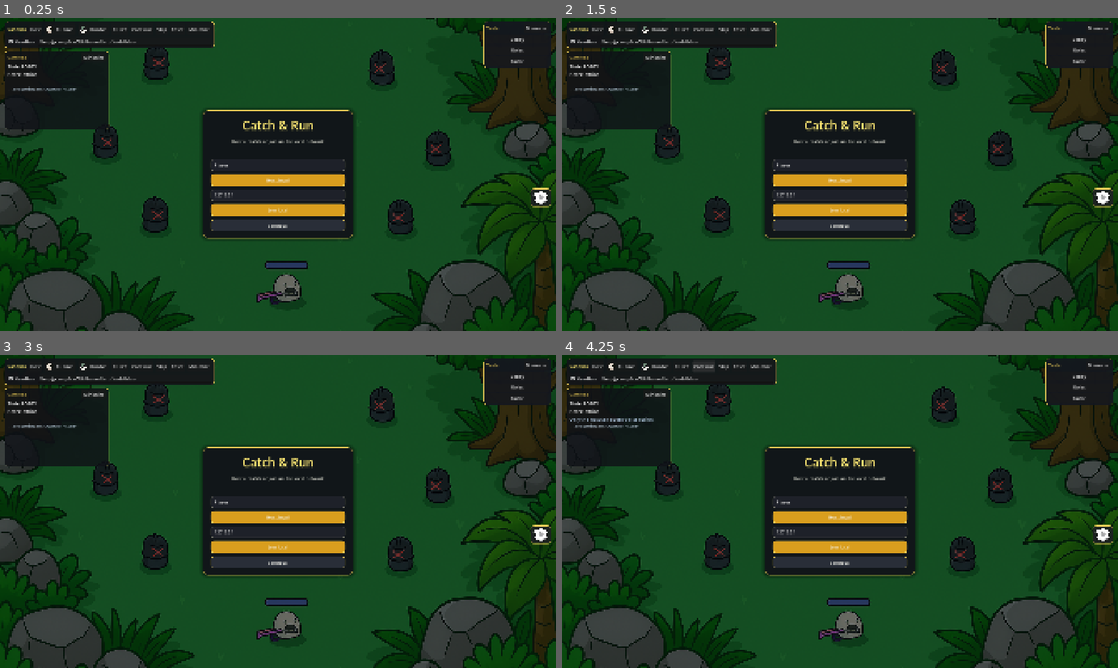
Above: before the commit, frames 1-4 (two rows, left to right).
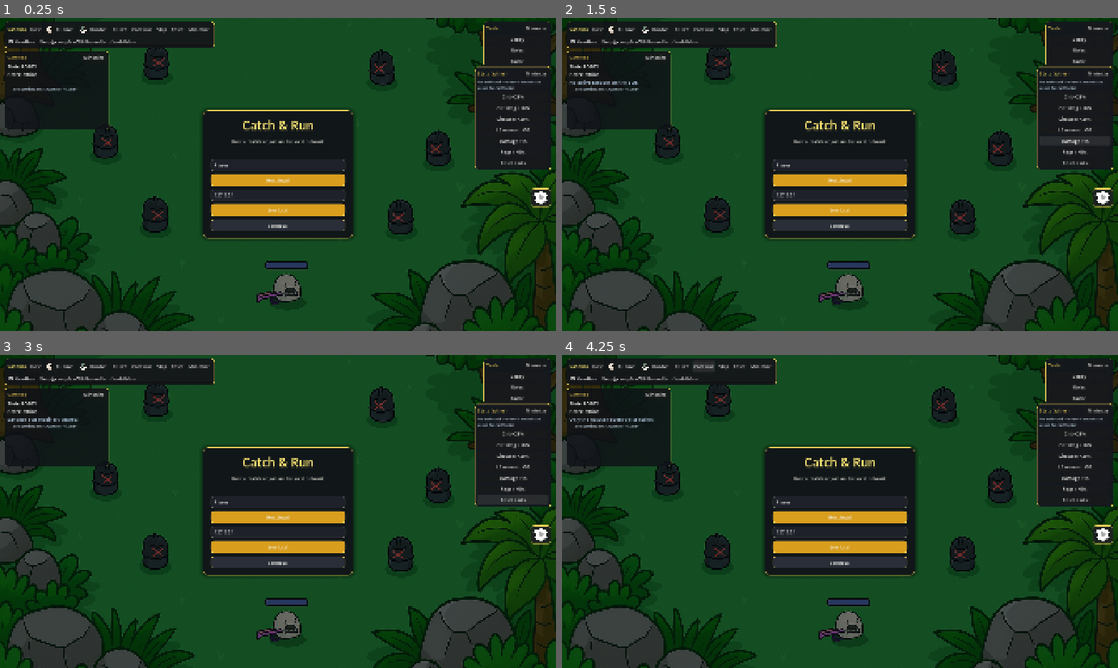
Above: after the commit, the same moments.

Repository: JavierSchubert/catchNrun
Game: Godot game, scene res://ui/lobby/lobby.tscn
The game is run twice, just before and just after one commit, with the same random seed, the same clock (stepped at 60 frames per second) and the same inputs. Sound files missing from this copy of the repository are replaced by a short silence.
Inputs (mouse positions are in pixels of both pictures, inside the frame that each line leads up to):
- Up to frame 1 (0.25 s): no input
- Up to frame 2 (1.5 s): click (1073, 130) at 0.5 s, where only the run after the commit has a clickable "LS amount +10"; click (1073, 140) at 1.25 s, where only the run after the commit has a clickable "Damage +15"
- Up to frame 3 (3 s): click (511, 489) at 2 s, where only the run after the commit has a clickable "Regen +5/s"; click (511, 498) at 2.75 s, where only the run after the commit has a clickable "Reset stats"
- Up to frame 4 (4.25 s): click "Continue" at 3.5 s

The runs differ from the first frame. In frame 1, 3.0% of the frame differs, in the area x 85-100%, y 15-49%; in frame 2, 3.0%; in frame 3, 3.2%, in the area x 1-100%, y 15-49%; in frame 4, 3.0%.

Commit message:
feat: add scene

Diff:
--- a/game/match/hud.tscn
+++ b/game/match/hud.tscn
@@ -67,9 +67,9 @@
 anchor_top = 1.0
 anchor_right = 0.5
 anchor_bottom = 1.0
-offset_left = -260.0
-offset_top = -164.0
-offset_right = 260.0
+offset_left = -290.0
+offset_top = -188.0
+offset_right = 290.0
 offset_bottom = -16.0
 grow_horizontal = 2
 grow_vertical = 0
@@ -82,8 +82,8 @@
 anchor_top = 1.0
 anchor_right = 1.0
 anchor_bottom = 1.0
-offset_left = -316.0
-offset_top = -376.0
+offset_left = -396.0
+offset_top = -496.0
 offset_right = -16.0
 offset_bottom = -16.0
 grow_horizontal = 0
--- a/game/sandbox/sandbox_panel.gd
+++ b/game/sandbox/sandbox_panel.gd
@@ -36,6 +36,9 @@
 var _log_listener: Callable
 ## One entry per minimizable panel: panel, button, hidden nodes, expanded offsets, state.
 var _collapsibles: Array[Dictionary] = []
+## Flat StatModifiers applied via the sandbox Stats panel (cleared with Reset stats).
+var _sandbox_stat_mods: Array[StatModifier] = []
+var _stats_readout: Label
 
 
 func _ready() -> void:
@@ -49,6 +52,7 @@
 	_peers = Label.new()
 	_bin_edit = LineEdit.new()
 	_headless = CheckBox.new()
+	_stats_readout = Label.new()
 
 	var layer := CanvasLayer.new()
 	layer.layer = 100
@@ -72,6 +76,7 @@
 	_build_action_bar(stack)
 	if not _is_web_client:
 		_build_tests_panel(root)
+	_build_stats_panel(root)
 	_build_status_panel(stack)
 	_log_listener = _on_game_log_line
 	GameLog.add_listener(_log_listener)
@@ -193,6 +198,53 @@
 		_add_text_button(box, "Lobby", _test_lobby),
 		_add_text_button(box, "Roles", _test_selection),
 		_add_text_button(box, "Game", _test_game),
+	]
+	_register_collapsible(panel, toggle, hidden)
+
+
+## Top-right under Tests: bump crit / lifesteal / damage on the active sandbox character
+## so floating combat numbers are easy to verify without editing .tres files.
+func _build_stats_panel(root: Control) -> void:
+	var panel := PanelContainer.new()
+	panel.set_anchors_preset(Control.PRESET_TOP_RIGHT)
+	panel.offset_left = -280.0
+	panel.offset_top = 168.0
+	panel.offset_right = -16.0
+	panel.offset_bottom = 430.0
+	panel.mouse_filter = Control.MOUSE_FILTER_STOP
+	panel.add_theme_stylebox_override("panel", _panel_style(Color(0.08, 0.09, 0.12, 0.94)))
+	root.add_child(panel)
+
+	var box := VBoxContainer.new()
+	box.add_theme_constant_override("separation", 6)
+	panel.add_child(box)
+
+	var header := HBoxContainer.new()
+	header.add_theme_constant_override("separation", 8)
+	box.add_child(header)
+	var title := Label.new()
+	title.text = "Stats (active)"
+	title.add_theme_font_size_override("font_size", 16)
+	title.add_theme_color_override("font_color", Color(0.95, 0.82, 0.35))
+	title.size_flags_horizontal = Control.SIZE_EXPAND_FILL
+	header.add_child(title)
+	var toggle := _add_toggle_button(header)
+
+	_stats_readout.autowrap_mode = TextServer.AUTOWRAP_WORD_SMART
+	_stats_readout.add_theme_font_size_override("font_size", 12)
+	_stats_readout.add_theme_color_override("font_color", Color(0.78, 0.86, 0.92))
+	_stats_readout.text = "Select a unit in the match"
+	box.add_child(_stats_readout)
+
+	var hidden: Array[Control] = [
+		_stats_readout,
+		_add_text_button(box, "Crit +25%", _sandbox_add_crit_chance),
+		_add_text_button(box, "Crit dmg +50%", _sandbox_add_crit_damage),
+		_add_text_button(box, "Lifesteal +25%", _sandbox_add_lifesteal_chance),
+		_add_text_button(box, "LS amount +10", _sandbox_add_lifesteal_amount),
+		_add_text_button(box, "Damage +15", _sandbox_add_damage),
+		_add_text_button(box, "Regen +5/s", _sandbox_add_regen),
+		_add_text_button(box, "Reset stats", _sandbox_clear_stat_mods),
 	]
 	_register_collapsible(panel, toggle, hidden)
 
@@ -361,6 +413,98 @@
 	return button
 
 
+func _active_sandbox_unit() -> Unit:
+	if not GameManager.sandbox_mode:
+		return null
+	var peer := GameManager.local_peer_id()
+	for node in get_tree().get_nodes_in_group("units"):
+		if not node is Unit:
+			continue
+		var unit := node as Unit
+		if unit.peer_id == peer and unit.is_alive():
+			return unit
+	return null
+
+
+func _sandbox_add_flat(stat: StatBlock.Stat, value: float, label: String) -> void:
+	var unit := _active_sandbox_unit()
+	if unit == null:
+		_status.text = "No active sandbox unit to buff."
+		return
+	var modifier := StatModifier.new()
+	modifier.kind = StatModifier.Kind.FLAT
+	modifier.scope = StatModifier.Scope.ONE_STAT
+	modifier.stat = stat
+	modifier.value = value
+	unit.stats.add_modifier(modifier)
+	_sandbox_stat_mods.append(modifier)
+	_status.text = "Sandbox: %s on %s" % [label, unit.name_label.text if unit.name_label else str(unit.peer_id)]
+	_refresh_stats_readout()
+
+
+func _sandbox_add_crit_chance() -> void:
+	_sandbox_add_flat(StatBlock.Stat.CRITICAL_CHANCE, 0.25, "Crit chance +25%")
+
+
+func _sandbox_add_crit_damage() -> void:
+	_sandbox_add_flat(StatBlock.Stat.CRITICAL_DAMAGE_MULTIPLIER, 0.5, "Crit damage +50%")
+
+
+func _sandbox_add_lifesteal_chance() -> void:
+	_sandbox_add_flat(StatBlock.Stat.LIFESTEAL_CHANCE, 0.25, "Lifesteal chance +25%")
+
+
+func _sandbox_add_lifesteal_amount() -> void:
+	_sandbox_add_flat(StatBlock.Stat.LIFESTEAL_AMOUNT, 10.0, "Lifesteal amount +10")
+
+
+func _sandbox_add_damage() -> void:
+	_sandbox_add_flat(StatBlock.Stat.MELEE_DAMAGE, 15.0, "Melee damage +15")
+
+
+func _sandbox_add_regen() -> void:
+	_sandbox_add_flat(StatBlock.Stat.HEALTH_REGENERATION, 5.0, "Regen +5/s")
+
+
+func _sandbox_clear_stat_mods() -> void:
+	var unit := _active_sandbox_unit()
+	if unit != null:
+		for modifier in _sandbox_stat_mods:
+			if modifier != null:
+				unit.stats.remove_modifier(modifier)
+	## Also strip mods that may have been left on the other sandbox character.
+	for node in get_tree().get_nodes_in_group("units"):
+		if not node is Unit:
+			continue
+		var other := node as Unit
+		if not GameManager.is_sandbox_character(other.peer_id):
+			continue
+		for modifier in _sandbox_stat_mods:
+			if modifier != null:
+				other.stats.remove_modifier(modifier)
+	_sandbox_stat_mods.clear()
+	_status.text = "Sandbox stat modifiers cleared."
+	_refresh_stats_readout()
+
+
+func _refresh_stats_readout() -> void:
+	if _stats_readout == null:
+		return
+	var unit := _active_sandbox_unit()
+	if unit == null or unit.stats == null:
+		_stats_readout.text = "No active unit — enter the match and select Runner/Hunter"
+		return
+	var sheet := unit.stats
+	_stats_readout.text = "DMG %.0f | Crit %.0f%% ×%.1f\nLS %.0f%% +%.0f | Regen %.1f" % [
+		sheet.final_value(StatBlock.Stat.MELEE_DAMAGE),
+		sheet.final_value(StatBlock.Stat.CRITICAL_CHANCE) * 100.0,
+		sheet.final_value(StatBlock.Stat.CRITICAL_DAMAGE_MULTIPLIER),
+		sheet.final_value(StatBlock.Stat.LIFESTEAL_CHANCE) * 100.0,
+		sheet.final_value(StatBlock.Stat.LIFESTEAL_AMOUNT),
+		sheet.final_value(StatBlock.Stat.HEALTH_REGENERATION),
+	]
+
+
 func _add_icon_button(parent: Node, label: String, icon: Texture2D, callback: Callable) -> Button:
 	var button := Button.new()
 	button.text = label
@@ -615,6 +759,7 @@
 		timer = " (%d:%02d)" % [seconds / 60, seconds % 60]
 	_state.text = "State: %s%s" % [GameManager.phase_label(), timer]
 	_peers.text = _peer_block()
+	_refresh_stats_readout()
 
 
 func _should_show_web_panel(is_online: bool, is_dedicated_server: bool, is_host: bool) -> bool:
--- a/src/buildings/building.tscn
+++ b/src/buildings/building.tscn
@@ -67,25 +67,27 @@
 script = ExtResource("3_attack")
 
 [node name="HealthBar" parent="." instance=ExtResource("4_health_bar")]
-offset_left = -40.0
-offset_top = -50.0
-offset_right = 40.0
-offset_bottom = -30.0
+offset_left = -56.0
+offset_top = -58.0
+offset_right = 56.0
+offset_bottom = -32.0
+scale = Vector2(0.85, 0.85)
 
 [node name="ShieldBar" parent="." instance=ExtResource("4_health_bar")]
 visible = false
-offset_left = -40.0
-offset_top = -72.0
-offset_right = 40.0
-offset_bottom = -52.0
+offset_left = -56.0
+offset_top = -84.0
+offset_right = 56.0
+offset_bottom = -58.0
+scale = Vector2(0.85, 0.85)
 
 [node name="ProgressBar" parent="ShieldBar" index="0"]
 theme_override_styles/fill = SubResource("shield_fill")
 
 [node name="BuildProgressBar" type="ProgressBar" parent="."]
-offset_left = -40.0
-offset_top = -28.0
-offset_right = 40.0
+offset_left = -52.0
+offset_top = -30.0
+offset_right = 52.0
 offset_bottom = -14.0
 modulate = Color(1, 0.82, 0.3, 1)
 max_value = 100.0
--- a/src/units/unit/unit.gd
+++ b/src/units/unit/unit.gd
@@ -460,12 +460,10 @@
 		return
 
 	var player_engage := attack.explicit_target != null or attack.attack_move_active
-	## A plain player move outranks opportunistic auto-attack — unless the unit is already
-	## inside melee reach of the acquired target (common when pathing into a building footprint).
+	## Plain RMB move outranks opportunistic auto-attack for the whole path (controls §1.2).
+	## Do not clear the order when already in range — that re-engaged melee and made cancel impossible.
 	if not player_engage and movement.has_order():
-		if not attack.in_attack_range(global_position, target):
-			return
-		movement.clear_order()
+		return
 
 	if not attack.in_attack_range(global_position, target):
 		_chase_combat_target(target)
--- a/src/units/unit/unit.tscn
+++ b/src/units/unit/unit.tscn
@@ -40,11 +40,11 @@
 horizontal_alignment = 1
 
 [node name="HealthBar" parent="." unique_id=597144046 instance=ExtResource("5_health_bar")]
-offset_left = -18.0
-offset_top = -29.0
-offset_right = 78.0
-offset_bottom = -9.0
-scale = Vector2(0.375, 0.375)
+offset_left = -36.0
+offset_top = -42.0
+offset_right = 92.0
+offset_bottom = -16.0
+scale = Vector2(0.55, 0.55)
 
 [node name="Movement" type="Node" parent="." unique_id=987343983]
 script = ExtResource("2_move")
--- a/tests/construction/building_system_test.tscn
+++ b/tests/construction/building_system_test.tscn
@@ -55,8 +55,8 @@
 anchor_top = 1.0
 anchor_right = 1.0
 anchor_bottom = 1.0
-offset_left = -316.0
-offset_top = -376.0
+offset_left = -396.0
+offset_top = -496.0
 offset_right = -16.0
 offset_bottom = -16.0
 grow_horizontal = 0
--- a/tests/hud/hud_layout_preview.tscn
+++ b/tests/hud/hud_layout_preview.tscn
@@ -67,9 +67,9 @@
 anchor_top = 1.0
 anchor_right = 0.5
 anchor_bottom = 1.0
-offset_left = -260.0
-offset_top = -164.0
-offset_right = 260.0
+offset_left = -290.0
+offset_top = -188.0
+offset_right = 290.0
 offset_bottom = -16.0
 grow_horizontal = 2
 grow_vertical = 0
@@ -81,8 +81,8 @@
 anchor_top = 1.0
 anchor_right = 1.0
 anchor_bottom = 1.0
-offset_left = -316.0
-offset_top = -376.0
+offset_left = -396.0
+offset_top = -496.0
 offset_right = -16.0
 offset_bottom = -16.0
 grow_horizontal = 0
--- a/ui/hud/building_panel/building_panel.gd
+++ b/ui/hud/building_panel/building_panel.gd
@@ -220,7 +220,9 @@
 		button.disabled = crystals < cost
 	if is_armed():
 		var def := ConstructionManager.def_for(_armed_key)
-		_info_label.text = "Placing %s — LMB place, RMB/Esc cancel" % (def.display_name if def else _armed_key)
+		_info_label.text = "Placing %s — LMB place, Shift+LMB chain, RMB/Esc cancel" % (
+			def.display_name if def else _armed_key
+		)
 	else:
 		_info_label.text = "Select a structure to build"
 
@@ -250,6 +252,9 @@
 	if not manager.can_place_preview(_armed_key, anchor):
 		return
 	manager.request_build(_armed_key, anchor)
+	## Shift/Ctrl+LMB keeps placement armed so you can chain buildings like move waypoints.
+	if SelectionManager.is_chain_modifier_held():
+		return
 	_disarm()
 
 
--- a/ui/hud/building_panel/building_panel.tscn
+++ b/ui/hud/building_panel/building_panel.tscn
@@ -7,7 +7,7 @@
 [ext_resource type="PackedScene" path="res://ui/hud/widgets/stat_icon_row.tscn" id="5_stat_row"]
 
 [node name="BuildingPanel" type="Control"]
-custom_minimum_size = Vector2(300, 360)
+custom_minimum_size = Vector2(380, 480)
 layout_mode = 3
 anchors_preset = 0
 mouse_filter = 2
@@ -48,7 +48,7 @@
 [node name="Title" type="Label" parent="Margin/VBox/Header"]
 layout_mode = 2
 size_flags_horizontal = 3
-theme_override_font_sizes/font_size = 14
+theme_override_font_sizes/font_size = 16
 text = "Build"
 
 [node name="MinimizeButton" type="Button" parent="Margin/VBox/Header"]
@@ -71,7 +71,7 @@
 unique_name_in_owner = true
 layout_mode = 2
 theme_override_colors/font_color = Color(0.72, 0.78, 0.84, 1)
-theme_override_font_sizes/font_size = 11
+theme_override_font_sizes/font_size = 13
 text = "Select your Runner to build"
 autowrap_mode = 2
 
@@ -88,11 +88,11 @@
 
 [node name="WallButton" type="Button" parent="Margin/VBox/Content/BuildSection/Buttons"]
 unique_name_in_owner = true
-custom_minimum_size = Vector2(0, 72)
-layout_mode = 2
-size_flags_horizontal = 3
-theme_override_constants/icon_max_width = 36
-theme_override_font_sizes/font_size = 11
+custom_minimum_size = Vector2(0, 88)
+layout_mode = 2
+size_flags_horizontal = 3
+theme_override_constants/icon_max_width = 42
+theme_override_font_sizes/font_size = 13
 icon_alignment = 1
 vertical_icon_alignment = 0
 expand_icon = true
@@ -106,11 +106,11 @@
 
 [node name="TowerButton" type="Button" parent="Margin/VBox/Content/BuildSection/Buttons"]
 unique_name_in_owner = true
-custom_minimum_size = Vector2(0, 72)
-layout_mode = 2
-size_flags_horizontal = 3
-theme_override_constants/icon_max_width = 36
-theme_override_font_sizes/font_size = 11
+custom_minimum_size = Vector2(0, 88)
+layout_mode = 2
+size_flags_horizontal = 3
+theme_override_constants/icon_max_width = 42
+theme_override_font_sizes/font_size = 13
 icon_alignment = 1
 vertical_icon_alignment = 0
 expand_icon = true
@@ -124,11 +124,11 @@
 
 [node name="MineButton" type="Button" parent="Margin/VBox/Content/BuildSection/Buttons"]
 unique_name_in_owner = true
-custom_minimum_size = Vector2(0, 72)
-layout_mode = 2
-size_flags_horizontal = 3
-theme_override_constants/icon_max_width = 36
-theme_override_font_sizes/font_size = 11
+custom_minimum_size = Vector2(0, 88)
+layout_mode = 2
+size_flags_horizontal = 3
+theme_override_constants/icon_max_width = 42
+theme_override_font_sizes/font_size = 13
 icon_alignment = 1
 vertical_icon_alignment = 0
 expand_icon = true
@@ -164,7 +164,7 @@
 layout_mode = 2
 size_flags_horizontal = 3
 size_flags_vertical = 4
-theme_override_font_sizes/font_size = 13
+theme_override_font_sizes/font_size = 15
 text = "Building"
 autowrap_mode = 2
 
--- a/ui/hud/health_bar/health_bar.tscn
+++ b/ui/hud/health_bar/health_bar.tscn
@@ -24,11 +24,11 @@
 corner_detail = 6
 
 [node name="health_bar" type="Control"]
-custom_minimum_size = Vector2(96, 20)
+custom_minimum_size = Vector2(128, 26)
 layout_mode = 3
 anchors_preset = 0
-offset_right = 96.0
-offset_bottom = 20.0
+offset_right = 128.0
+offset_bottom = 26.0
 script = ExtResource("1_1vcc2")
 
 [node name="ProgressBar" type="ProgressBar" parent="."]
@@ -51,5 +51,7 @@
 anchor_bottom = 1.0
 grow_horizontal = 2
 grow_vertical = 2
+theme_override_font_sizes/font_size = 14
 text = "10"
 horizontal_alignment = 1
+vertical_alignment = 1
--- a/ui/hud/selection_panel/selection_panel.gd
+++ b/ui/hud/selection_panel/selection_panel.gd
@@ -14,7 +14,7 @@
 	StatBlock.Stat.MOVEMENT_SPEED,
 ]
 
-const PANEL_SIZE := Vector2(520, 148)
+const PANEL_SIZE := Vector2(580, 168)
 
 @export var panel_style: StyleBoxFlat:
 	set(value):
--- a/ui/hud/selection_panel/selection_panel.tscn
+++ b/ui/hud/selection_panel/selection_panel.tscn
@@ -95,7 +95,7 @@
 corner_radius_bottom_left = 6
 
 [node name="SelectionPanel" type="Control" unique_id=2141706432]
-custom_minimum_size = Vector2(520, 148)
+custom_minimum_size = Vector2(580, 168)
 layout_mode = 3
 anchors_preset = 0
 mouse_filter = 2
@@ -105,7 +105,7 @@
 
 [node name="Root" type="Panel" parent="." unique_id=378648403]
 unique_name_in_owner = true
-custom_minimum_size = Vector2(520, 148)
+custom_minimum_size = Vector2(580, 168)
 clip_contents = true
 layout_mode = 1
 anchors_preset = 15
@@ -215,7 +215,7 @@
 size_flags_vertical = 4
 mouse_filter = 2
 theme_override_colors/default_color = Color(0.78, 0.82, 0.86, 0.95)
-theme_override_font_sizes/normal_font_size = 16
+theme_override_font_sizes/normal_font_size = 17
 bbcode_enabled = true
 text = "10"
 fit_content = true
@@ -246,7 +246,7 @@
 size_flags_vertical = 4
 mouse_filter = 2
 theme_override_colors/default_color = Color(0.78, 0.82, 0.86, 0.95)
-theme_override_font_sizes/normal_font_size = 16
+theme_override_font_sizes/normal_font_size = 17
 bbcode_enabled = true
 text = "20%"
 fit_content = true
@@ -277,7 +277,7 @@
 size_flags_vertical = 4
 mouse_filter = 2
 theme_override_colors/default_color = Color(0.78, 0.82, 0.86, 0.95)
-theme_override_font_sizes/normal_font_size = 16
+theme_override_font_sizes/normal_font_size = 17
 bbcode_enabled = true
 text = "20"
 fit_content = true
@@ -308,7 +308,7 @@
 size_flags_vertical = 4
 mouse_filter = 2
 theme_override_colors/default_color = Color(0.78, 0.82, 0.86, 0.95)
-theme_override_font_sizes/normal_font_size = 16
+theme_override_font_sizes/normal_font_size = 17
 bbcode_enabled = true
 text = "10%"
 fit_content = true
@@ -339,7 +339,7 @@
 size_flags_vertical = 4
 mouse_filter = 2
 theme_override_colors/default_color = Color(0.78, 0.82, 0.86, 0.95)
-theme_override_font_sizes/normal_font_size = 16
+theme_override_font_sizes/normal_font_size = 17
 bbcode_enabled = true
 text = "1.3"
 fit_content = true
@@ -370,7 +370,7 @@
 size_flags_vertical = 4
 mouse_filter = 2
 theme_override_colors/default_color = Color(0.78, 0.82, 0.86, 0.95)
-theme_override_font_sizes/normal_font_size = 16
+theme_override_font_sizes/normal_font_size = 17
 bbcode_enabled = true
 text = "220"
 fit_content = true
--- a/ui/hud/widgets/stat_icon_row.gd
+++ b/ui/hud/widgets/stat_icon_row.gd
@@ -4,7 +4,7 @@
 ## Compact icon + value row shared by the selection strip and building manage UI.
 ## Bind via `bind_stat` (StatSheet) or `bind_text` (manual label for structure HP etc.).
 
-const ICON_PX := 28
+const ICON_PX := 32
 
 @onready var _icon: TextureRect = %Icon
 @onready var _value: RichTextLabel = %Value
--- a/ui/hud/widgets/stat_icon_row.tscn
+++ b/ui/hud/widgets/stat_icon_row.tscn
@@ -3,7 +3,7 @@
 [ext_resource type="Script" path="res://ui/hud/widgets/stat_icon_row.gd" id="1_script"]
 
 [node name="StatIconRow" type="HBoxContainer"]
-custom_minimum_size = Vector2(0, 30)
+custom_minimum_size = Vector2(0, 34)
 layout_mode = 2
 theme_override_constants/separation = 6
 mouse_filter = 2
@@ -11,7 +11,7 @@
 
 [node name="Icon" type="TextureRect" parent="."]
 unique_name_in_owner = true
-custom_minimum_size = Vector2(28, 28)
+custom_minimum_size = Vector2(32, 32)
 layout_mode = 2
 size_flags_vertical = 4
 mouse_filter = 2
--- a/ui/widgets/ui_kit/ui_kit.tscn
+++ b/ui/widgets/ui_kit/ui_kit.tscn
@@ -99,7 +99,7 @@
 layout_mode = 2
 
 [node name="SelectionPanel" parent="Margin/Scroll/Content" instance=ExtResource("6_sel")]
-custom_minimum_size = Vector2(520, 148)
+custom_minimum_size = Vector2(580, 168)
 layout_mode = 2
 
 [node name="Minimap" parent="Margin/Scroll/Content" instance=ExtResource("7_map")]
@@ -110,5 +110,5 @@
 layout_mode = 2
 
 [node name="BuildingPanel" parent="Margin/Scroll/Content" instance=ExtResource("8_build")]
-custom_minimum_size = Vector2(300, 360)
+custom_minimum_size = Vector2(380, 480)
 layout_mode = 2
Not shown, changed: docs/construction.README.md
Not shown, changed: docs/controls.README.md
Not shown, changed: docs/ui_audio.README.md
